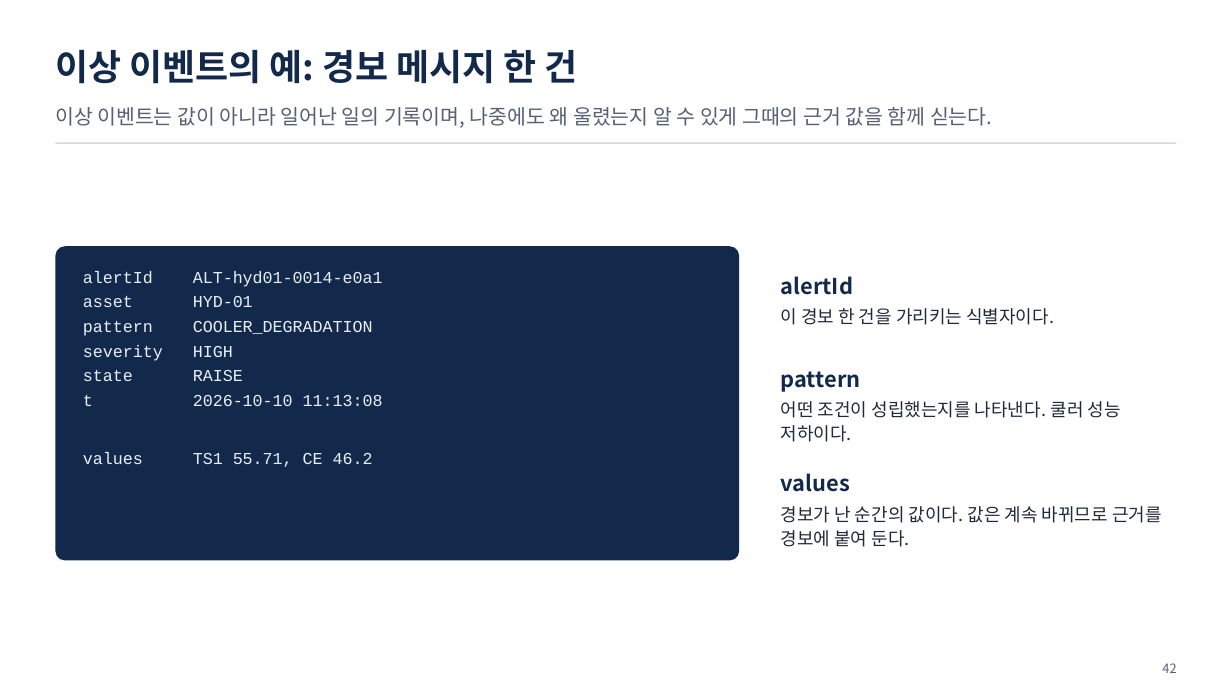
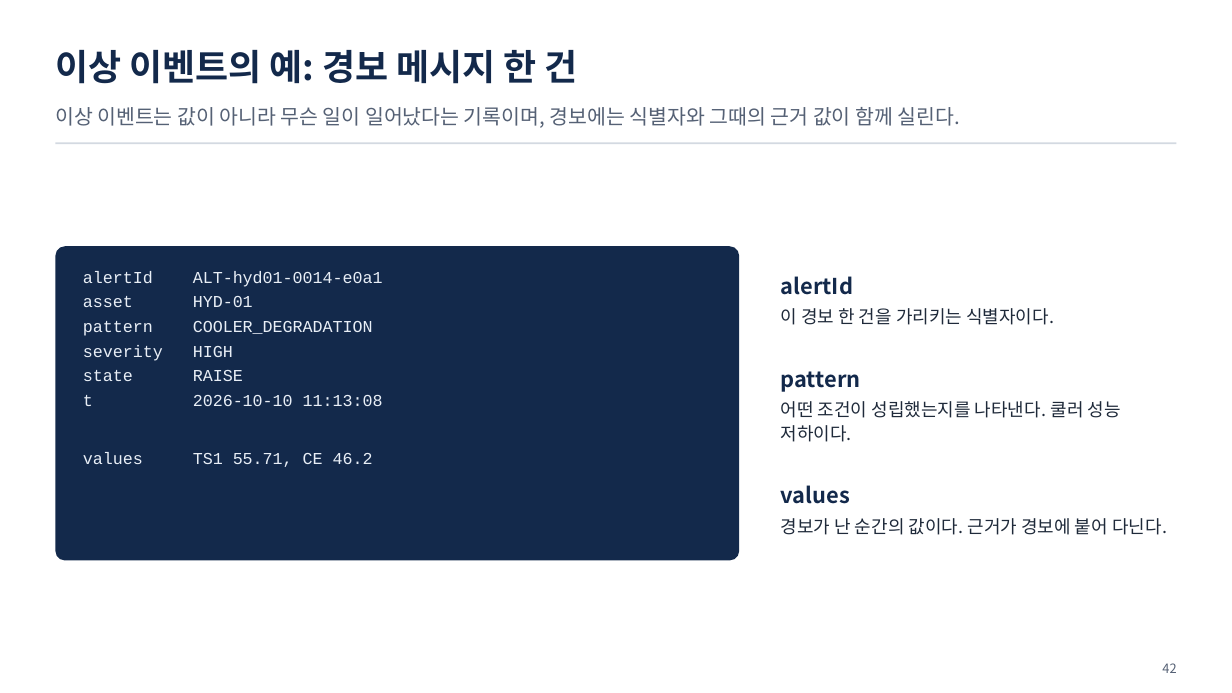
Before and after one commit to uengine-oss/hyd-iot-edu, a slide deck: slide 42 of course/slides/integrated/통합반_01일차.pptx. Drawn at 1232x693 pixels with LibreOffice and Linux fonts; fonts in the diff are those of the drawing. Boxes give left, top, right and bottom in pixels: in the first picture for what was removed or moved away, otherwise in the second. Text is boxed around its words. In the diff, an @@ line names an element or a change of style, - is before the commit and + after.

```diff
--- a/course/slides/integrated/통합반_01일차.pptx
+++ b/course/slides/integrated/통합반_01일차.pptx
@@ text at (x1=55, y1=107, x2=961, y2=128): text changed @@
-이상 이벤트는 값이 아니라 일어난 일의 기록이며, 나중에도 왜 울렸는지 알 수 있게 그때의 근거 값을 함께 싣는다.
+이상 이벤트는 값이 아니라 무슨 일이 일어났다는 기록이며, 경보에는 식별자와 그때의 근거 값이 함께 실린다.
@@ text at (x1=781, y1=518, x2=1167, y2=535): text changed @@
-경보가 난 순간의 값이다. 값은 계속 바뀌므로 근거를 경보에 붙여 둔다.
+경보가 난 순간의 값이다. 근거가 경보에 붙어 다닌다.
```
Also in this commit, not shown: 3 other slides changed, 8 other files.
